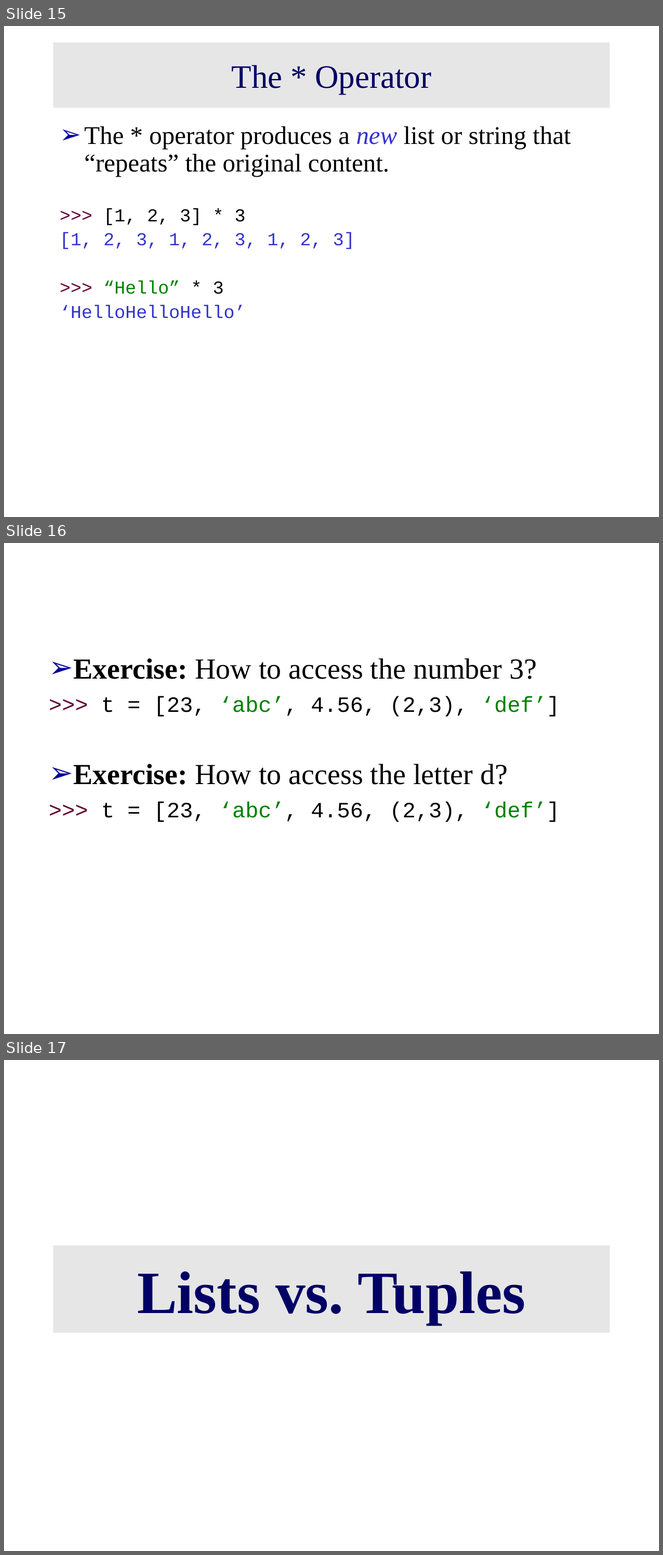
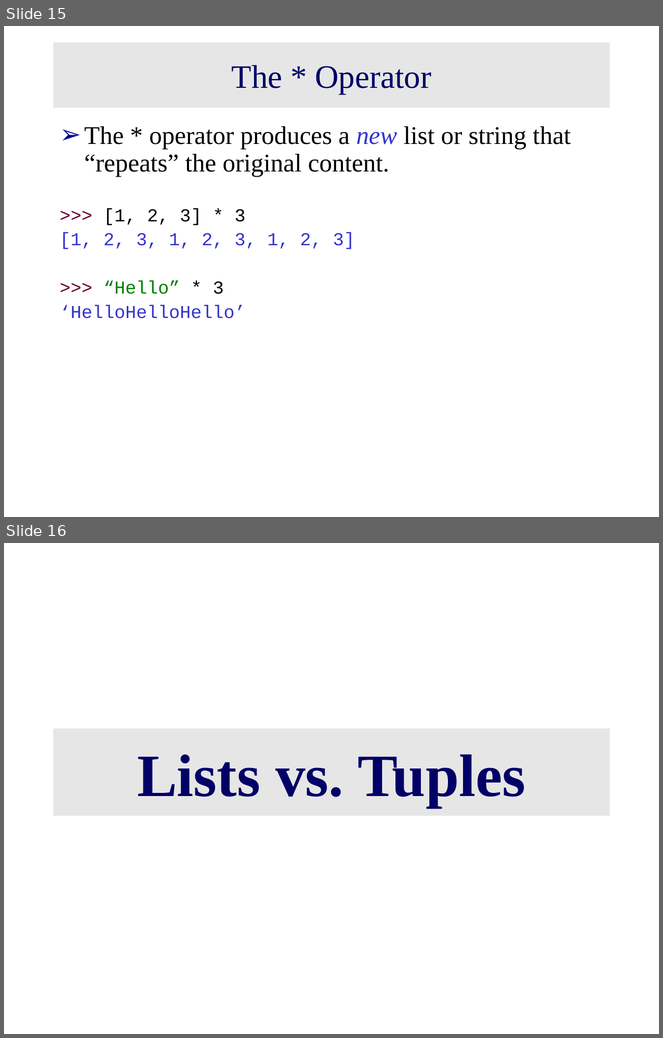
Before and after one commit to raaes0123/Python-training-resource, a slide deck: Python Day 2.ppt. Shown one above the other, each under a label of ours: slides 15, 16 and 17 before the commit, slides 15 and 16 after it. The pictures are 663x1555 and 663x1038 pixels, drawn with LibreOffice and Linux fonts; fonts in the diff are those of the drawing. Boxes give left, top, right and bottom in pixels: in the first picture for what was removed or moved away, otherwise in the second. Text is boxed around its words. In the diff, an @@ line names an element or a change of style, - is before the commit and + after.

```diff
--- a/Python Day 2.ppt
+++ b/Python Day 2.ppt
@@ slide 16 removed at (4,543,659,1034), background #FFFFFF @@
@@ text removed at (73,658,560,822) @@
-➢ Exercise: How to access the number 3?
->>> t = [23, ‘abc’, 4.56, (2,3), ‘def’]
-➢ Exercise: How to access the letter d?
->>> t = [23, ‘abc’, 4.56, (2,3), ‘def’]
@@ what was slide 17 is now slide 16 @@
```
Also in this commit, not shown: 5 slides changed, 7 slides added, 1 other slide removed, 1 other file.
